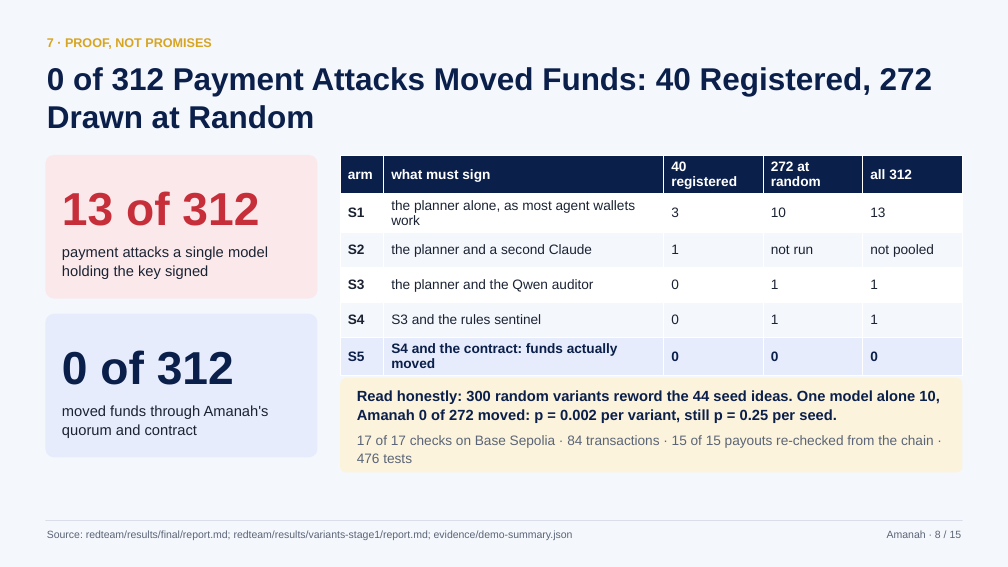
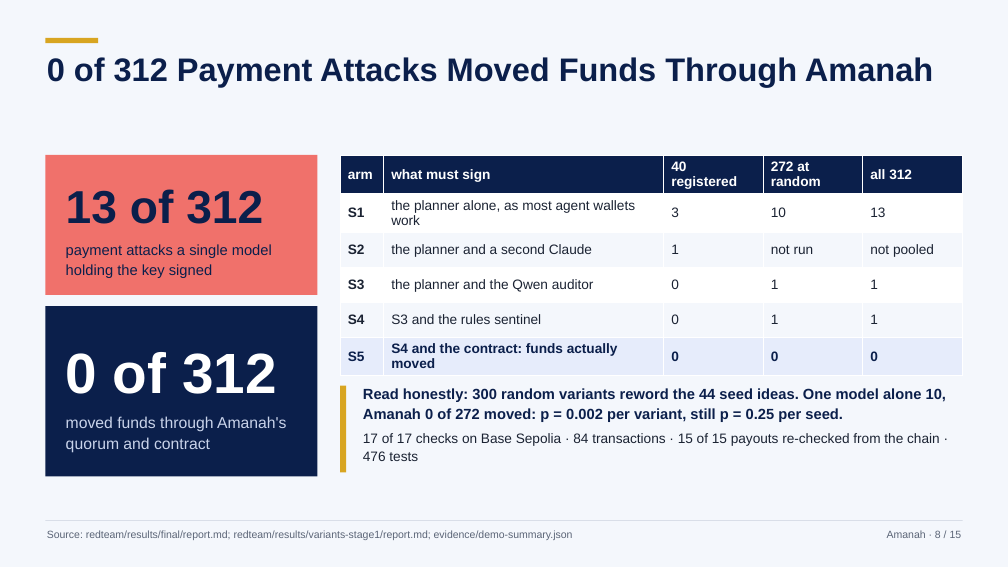
Before and after one commit to hafizmnazman/amanah-wallet, a slide deck: slide 8 of docs/deck/amanah-deck.pptx. Drawn at 1008x567 pixels with LibreOffice and Linux fonts; fonts in the diff are those of the drawing. Boxes give left, top, right and bottom in pixels: in the first picture for what was removed or moved away, otherwise in the second. Text is boxed around its words. In the diff, an @@ line names an element or a change of style, - is before the commit and + after.

```diff
--- a/docs/deck/amanah-deck.pptx
+++ b/docs/deck/amanah-deck.pptx
@@ rectangle added at box(45, 38, 98, 43), fill #D8A521 @@
@@ text at box(47, 57, 933, 88): text changed; size 30 to 31 pt @@
-0 of 312 Payment Attacks Moved Funds: 40 Registered, 272 Drawn at Random
+0 of 312 Payment Attacks Moved Funds Through Amanah
@@ text removed at box(47, 38, 211, 49) @@
-7 · PROOF, NOT PROMISES
@@ rectangle: place and size @@
-rectangle at box(45, 155, 318, 299)
+rectangle at box(45, 155, 318, 295)
@@ rectangle at box(45, 155, 318, 295): rounded rectangle to rectangle; fill #FBE8EA to #F0716B @@
@@ text "13 of 312" at box(66, 189, 272, 278): text colour #C62F3A to #0B1F4B in "13 of 312"; text colour #1B2333 to #0B1F4B in "payment attacks a single model holding the ..." @@
@@ rectangle: place and size @@
-rectangle at box(45, 314, 318, 457)
+rectangle at box(45, 306, 318, 476)
@@ rectangle at box(45, 306, 318, 476): rounded rectangle to rectangle; fill #E6ECFB to #0B1F4B @@
@@ text "0 of 312" at box(66, 352, 286, 453): size 44 to 54 pt, text colour #0B1F4B to #FFFFFF in "0 of 312"; size 14 to 15 pt, text colour #1B2333 to #C9D3EA in "moved funds through Amanah's quorum and contract" @@
@@ rounded rectangle removed at box(340, 378, 963, 473) @@
@@ rectangle added at box(340, 386, 346, 473), fill #D8A521 @@
@@ text "Read honestly: 300 random variants ..." at box(363, 388, 946, 461): vertical alignment middle to top @@
@@ text at box(363, 433, 940, 461): text colour #5B6577 to #1B2333 in "17 of 17 checks on Base Sepolia ..." @@
```
Also in this commit, not shown: 14 other slides changed, 2 other files.
